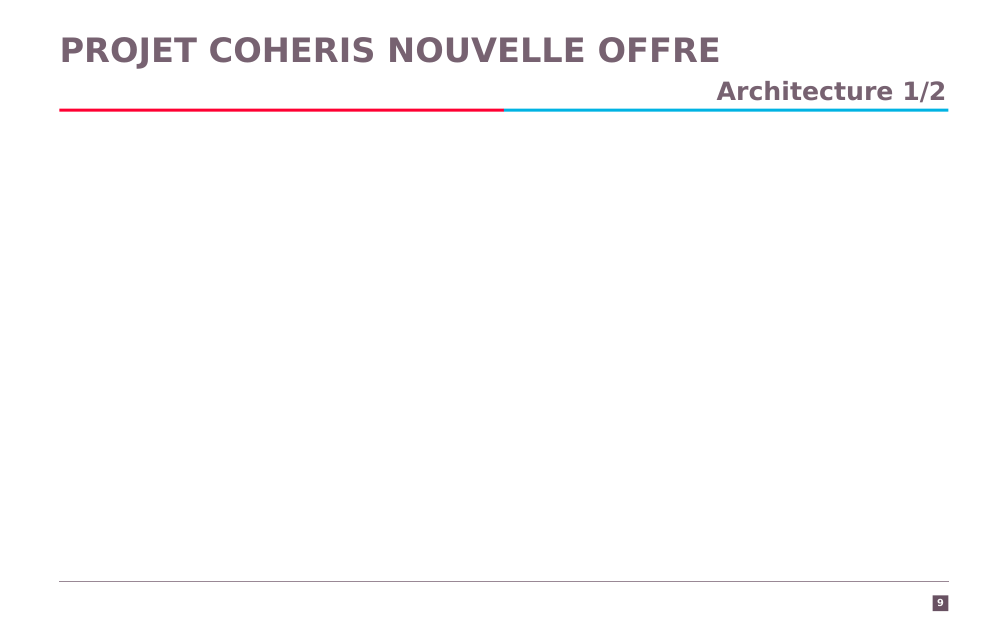
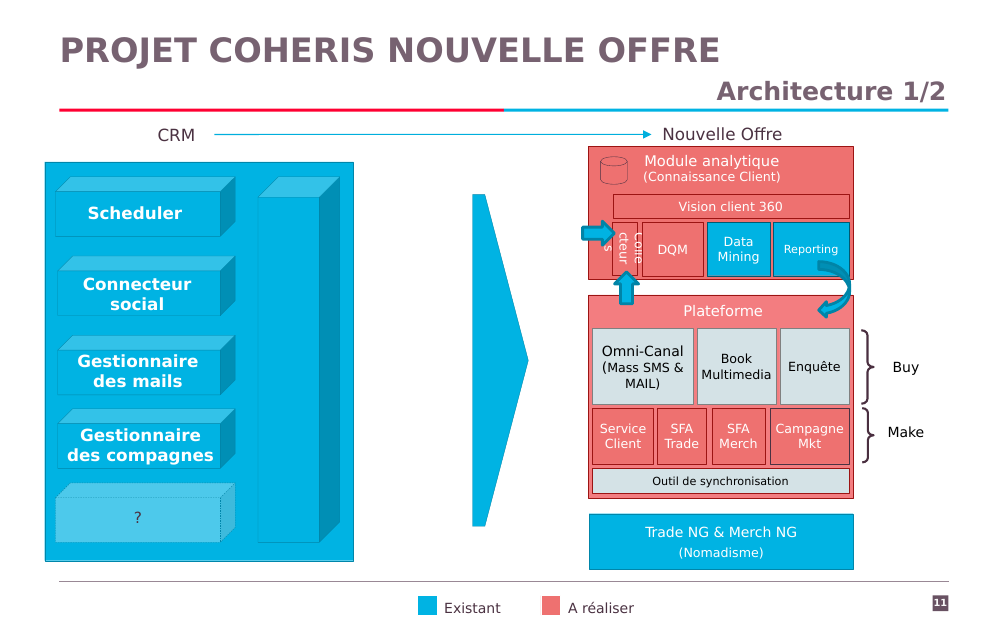
Before and after one commit to Kingsousse/Intership-Report-CRM, a slide deck: slide 11 of presentation.pptx (slide 9 before the commit). Drawn at 1008x630 pixels with LibreOffice and Linux fonts; fonts in the diff are those of the drawing; background and template pictures are left out. Boxes give left, top, right and bottom in pixels: in the first picture for what was removed or moved away, otherwise in the second. Text is boxed around its words. In the diff, an @@ line names an element or a change of style, - is before the commit and + after.

```diff
--- a/presentation.pptx
+++ b/presentation.pptx
@@ text added at <box>158,128,196,142</box>, 12 pt, text #4B3242 @@
+CRM
@@ arrow added from (215, 134) to (651, 134), #00AFDE 0.75 pt @@
@@ text added at <box>662,127,783,141</box>, 12 pt, text #4B3242 @@
+Nouvelle Offre
@@ rectangle added at <box>44,162,353,561</box>, fill #00B3E3, outline #0086AA 0.25 pt @@
@@ cube added at <box>55,176,235,236</box>, fill #00B3E3, outline #0086AA 0.25 pt @@
@@ cube added at <box>258,176,340,542</box>, fill #00B3E3, outline #0086AA 0.25 pt @@
@@ text added at <box>88,206,183,220</box>, 12 pt, text #FFFFFF, bold @@
+Scheduler
@@ pentagon arrow added at <box>473,195,528,526</box>, fill #00B3E3, outline #0086AA 0.25 pt @@
@@ rectangle added at <box>613,195,849,219</box>, fill #EE7170, outline #9C1413 0.25 pt, 9 pt, text #FFFFFF @@
+Vision client 360
@@ cube added at <box>57,256,235,316</box>, fill #00B3E3, outline #0086AA 0.25 pt @@
@@ group added at <box>587,146,925,570</box>: 15 rectangles, 4 texts, 2 left braces, 2 up arrows, 1 cylinder, 1 curved left arrow @@
+Trade NG & Merch NG
+(Nomadisme)
+Service Client
+SFA Trade
+SFA Merch
+Campagne Mkt
+Omni-Canal
+(Mass SMS & MAIL)
+Book Multimedia
+Enquête
+Outil de synchronisation
+Plateforme
+Buy
+Make
+Collecteurs
+DQM
+Data Mining
+Reporting
+Module analytique
+(Connaissance Client)
@@ text added at <box>83,277,192,311</box>, 12 pt, text #FFFFFF, bold @@
+Connecteur social
@@ cube added at <box>57,336,235,395</box>, fill #00B3E3, outline #0086AA 0.25 pt @@
@@ text added at <box>77,354,198,388</box>, 12 pt, text #FFFFFF, bold @@
+Gestionnaire des mails
@@ cube added at <box>57,409,235,469</box>, fill #00B3E3, outline #0086AA 0.25 pt @@
@@ text added at <box>67,428,214,465</box>, 12 pt, text #FFFFFF, bold @@
+Gestionnaire des compagnes
@@ cube added at <box>55,483,235,542</box>, fill #FFFFFF at 30% opacity, outline #0086AA 0.25 pt dashed, 11 pt, text #4B3242 @@
+?
@@ page number at <box>934,599,948,606</box>: text changed @@
-9
+11
@@ group added at <box>417,596,634,615</box>: 2 rectangles, 2 texts @@
+Existant
+A réaliser
```
Also in this commit, not shown: 5 other slides changed, 2 slides added, 3 other files.
